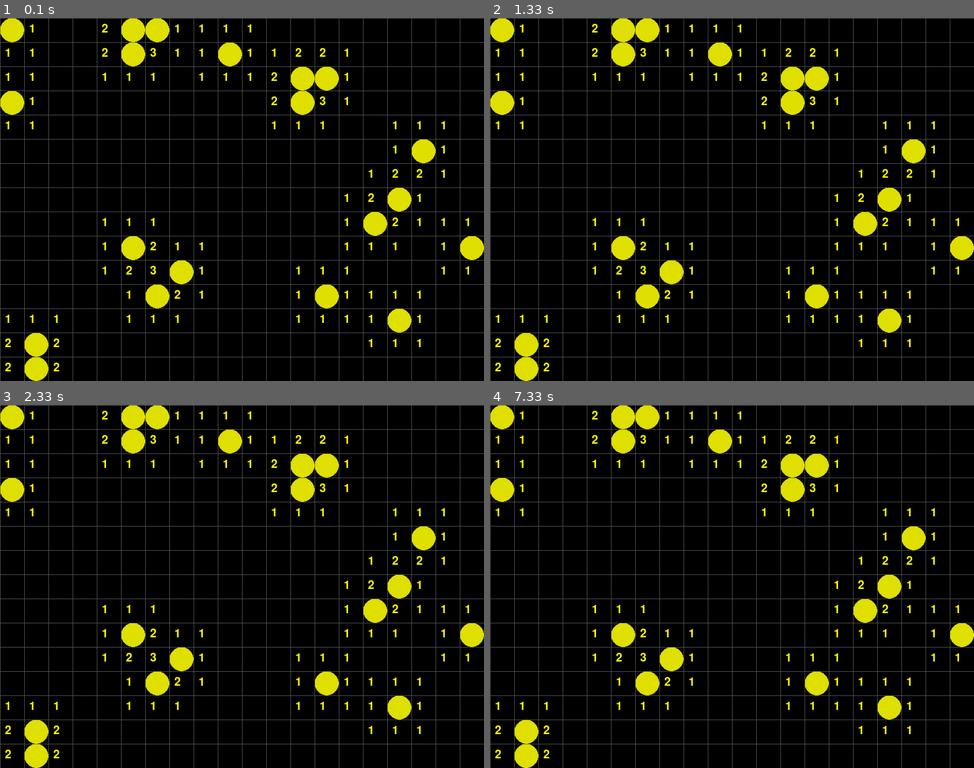
Above: before the commit, frames 1-4 (two rows, left to right).
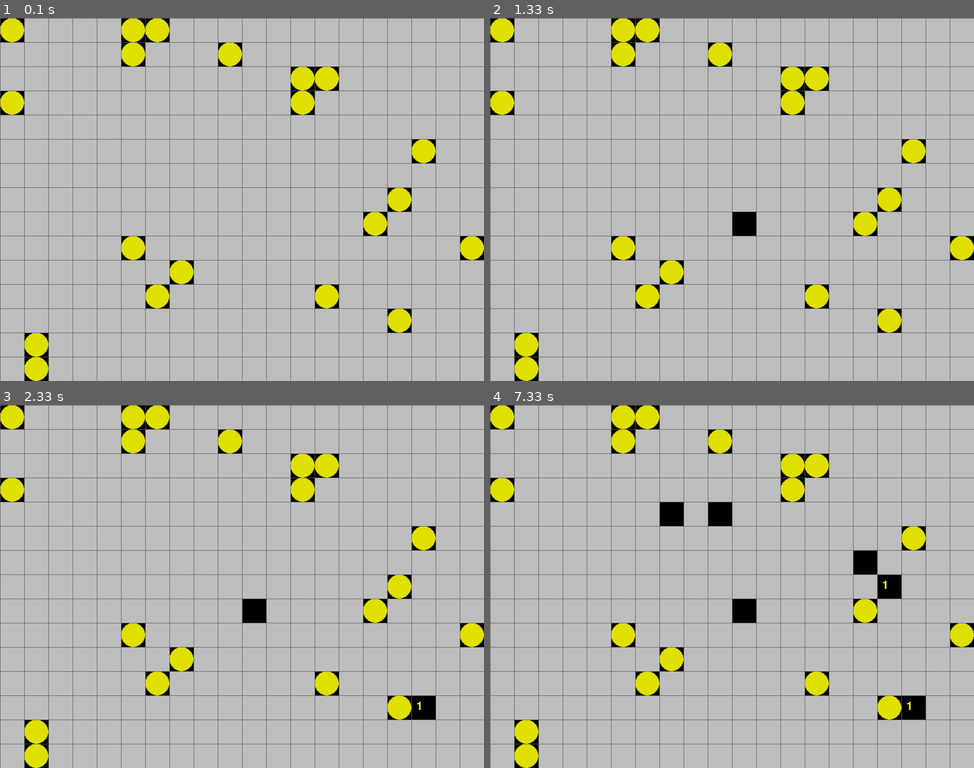
Above: after the commit, the same moments.

Repository: pipipik/py_game_01
Game: pygame game, started from game/mine_sweeper/mine_sweeper.py
The game is run twice, just before and just after one commit, with the same random seed, the same clock (stepped at 60 frames per second) and the same inputs.
Inputs (mouse positions are in pixels of both pictures, inside the frame that each line leads up to):
- Up to frame 1 (0.1 s): no input
- Up to frame 2 (1.33 s): click (732, 221) at 0.88 s
- Up to frame 3 (2.33 s): click (421, 713) at 1.85 s
- Up to frame 4 (7.33 s): move the mouse to (717, 524) at 3.43 s; click (717, 524) at 3.78 s; move the mouse to (664, 510) at 4.27 s; click (664, 510) at 4.68 s; move the mouse to (857, 553) at 5.23 s; click (857, 553) at 5.68 s; move the mouse to (882, 579) at 6.27 s; click (882, 579) at 6.73 s

The runs differ from the first frame. In frame 1, 89% of the frame differs, in the area x 0-100%, y 0-100%; in frame 2, 89%; in frame 3, 89%; in frame 4, 88%.

Commit message:
open_tile_01

Diff:
--- a/game/mine_sweeper/mine_sweeper.py
+++ b/game/mine_sweeper/mine_sweeper.py
@@ -1,8 +1,9 @@
 """mine_sweeper - Copyright 20231209_01"""
 import sys
+from math import floor
 import pygame
 from random import randint
-from pygame.locals import QUIT
+from pygame.locals import QUIT, MOUSEBUTTONDOWN
 
 # グローバル変数定義
 WIDTH = 20 # 横方向のマスの数
@@ -11,6 +12,7 @@
 NUM_OF_BOMBS = 20 # 爆弾の数
 EMPTY = 0 # マップ上のタイルがからの状態
 BOMB = 1 # マップ上のタイルに爆弾がある状態
+OPENED = 2 # マップ上のタイルが開封状態
 
 pygame.init() # pygameモジュールを初期化
 SURFACE = pygame.display.set_mode([WIDTH*SIZE, HEIGHT*SIZE]) #サイズを指定してウィンドウを作成
@@ -28,6 +30,10 @@
         field[ypos][xpos] == BOMB: # xpos, yposがマス内であるか and 爆弾有りか判定
         count += 1 # 判定成立でカウントアップ
   return count # 爆弾の数を返す
+
+def open_tile(field, x_pos, y_pos):
+  """ タイルをオープン """
+  field[y_pos][x_pos] = OPENED # field状態を開封状態に変更
 
 def main():
   """main routine"""
@@ -50,6 +56,11 @@
       if event.type == QUIT: # イベントがQUITの時
         pygame.quit() # pygameの初期化を解除
         sys.exit() # プログラム終了
+      if event.type == MOUSEBUTTONDOWN and event.button == 1: # 左クリックされた時
+        # クリックされた位置からタイルの位置を取得
+        # floor(): 小数点切り捨て(負数は負方向に丸められる)
+        xpos, ypos = floor(event.pos[0] / SIZE), floor(event.pos[1] / SIZE)
+        open_tile(field, xpos, ypos) # 関数を呼び出して、タイルを開封状態に変更
 
     # 描画
     SURFACE.fill((0, 0, 0)) # ウィンドウを黒色(R,G,B)に塗りつぶす
@@ -58,16 +69,16 @@
       for xpos in range(WIDTH):
         tile = field[ypos][xpos] # 左上から順にfield状態をtileに格納
         rect = (xpos*SIZE, ypos*SIZE, SIZE, SIZE) # tileの矩形サイズを取得
-        if tile == EMPTY: # field状態がENPTYの時
-          #pygame.draw.rect(SURFACE, (192, 192, 192), rect) # 未開封状態を描画
+        if tile == EMPTY: # field状態が未開封状態の時
+          pygame.draw.rect(SURFACE, (192, 192, 192), rect) # 未開封状態を描画
+        elif tile == BOMB: # field状態が爆弾有りの時
+          pygame.draw.ellipse(SURFACE, (225, 225, 0), rect) # 爆弾有りを描画
+        elif tile == OPENED: # field状態が開封状態の時
           count = num_of_bomb(field, xpos, ypos) # 関数を呼び出して爆弾の数を取得
-          if count > 0: # 爆弾の数が0より多ければ
+          if count > 0: # 爆弾有りの時
             # render(text: 描画するテキスト, antialias: アンチエイリアス(輪郭をスムーズに), color: 色)
             num_image = smallfont.render("{}".format(count), True, (255, 255, 0))
             SURFACE.blit(num_image, (xpos*SIZE+10, ypos*SIZE+10)) # 爆弾の数を描画(左上から+10ずつoffset)
-
-        elif tile == BOMB:
-          pygame.draw.ellipse(SURFACE, (225, 225, 0), rect) # 爆弾有りを描画
 
     # 線の描画
     # line(SURFACE: ベース画面オブジェクト, color: 色, start_pos: 始点, end_pos: 終点, width: 線の幅)
